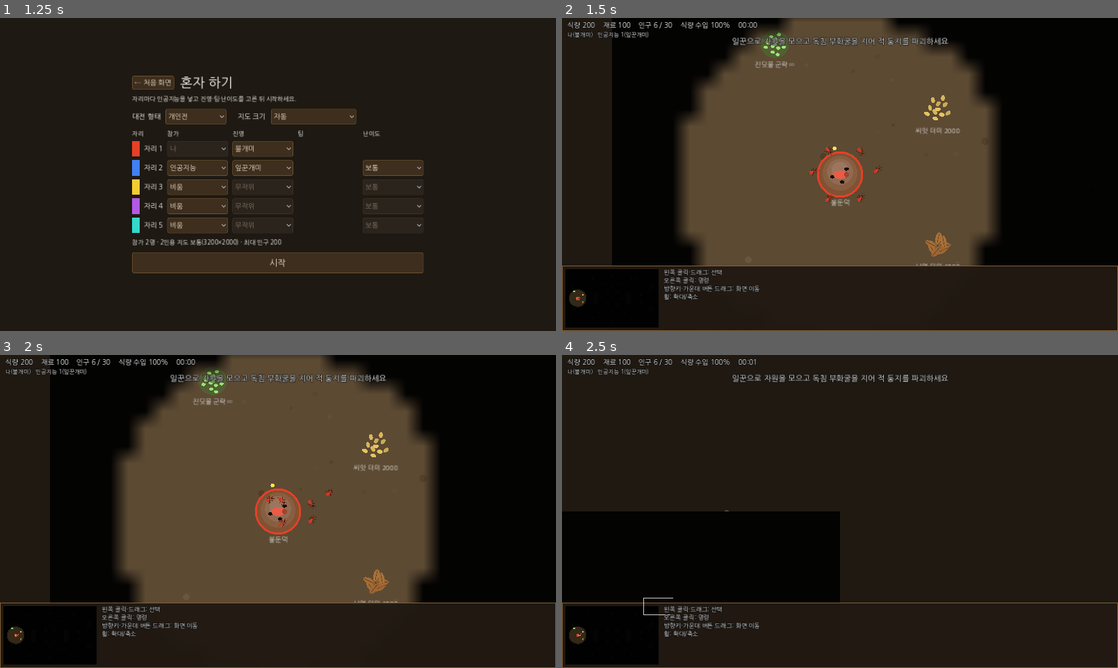
Above: before the commit, frames 1-4 (two rows, left to right).
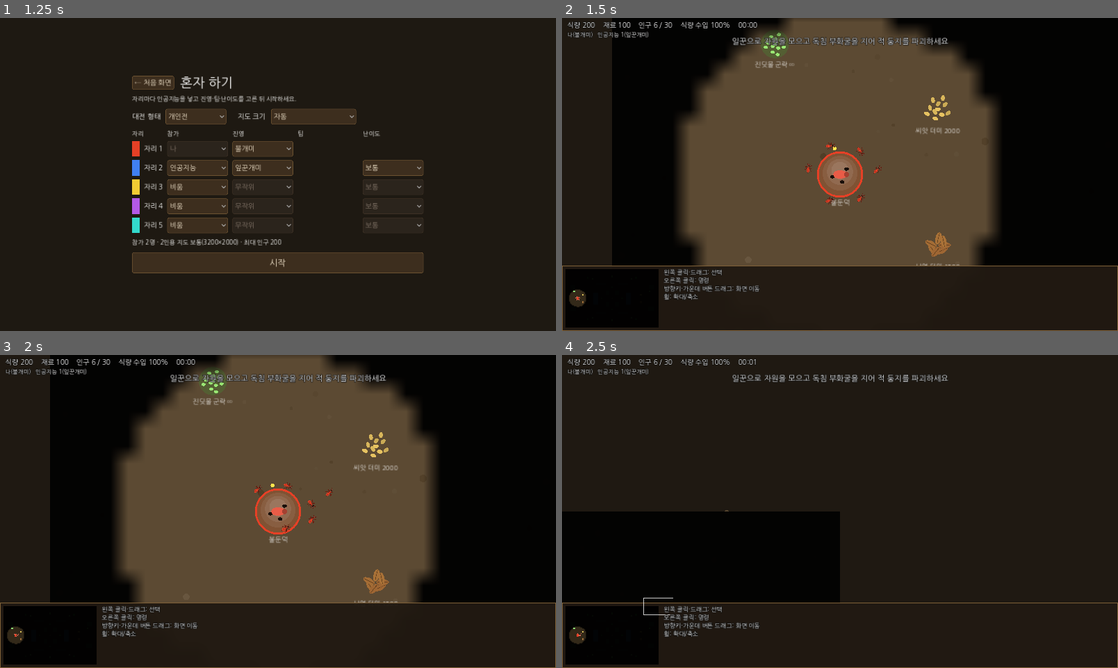
Above: after the commit, the same moments.

Repository: kimsungwoo20/-
Game: Godot game, scene res://scenes/title.tscn
The game is run twice, just before and just after one commit, with the same random seed, the same clock (stepped at 60 frames per second) and the same inputs.
Inputs (mouse positions are in pixels of both pictures, inside the frame that each line leads up to):
- Up to frame 1 (1.25 s): click "혼자 하기" at 0.5 s
- Up to frame 2 (1.5 s): click "시작" at 1.25 s
- Up to frame 3 (2 s): no input
- Up to frame 4 (2.5 s): tap Enter at 2 s; drag from (612, 636) to (895, 442) at 2.02 s

Frame 1 is identical in both runs. In frame 2, less than 0.1% of the frame differs, in the area x 2-50%, y 39-90%; in frame 3, less than 0.1%, in the area x 2-53%, y 40-90%; in frame 4, less than 0.1%.

Commit message:
Make buildings block ground units
Standing buildings mark their footprint on the terrain grid so ground
units and rafts path around them while flyers pass over; marching army
ant buildings don't block. Units caught under a new building are pushed
out, and attacks, drop-offs, construction and gardening against
buildings get a half-cell reach margin.

Co-Authored-By: Claude Fable 5.2 <noreply@anthropic.com>
Claude-Session: https://claude.ai/code/session_01JYo5aZm2iMUjQtiarmNKzc

Diff:
--- a/godot/scripts/building.gd
+++ b/godot/scripts/building.gd
@@ -39,6 +39,7 @@
 var pop_cost = 0.0      # 군대개미: 건물이 차지하는 인구
 var nid = 0
 var net_gardeners = 0   # 참가자 화면: 방장이 알려 준 정원사 수
+var blocking = false    # 지금 지형 칸을 막고 있는가
 
 func setup(g, p, k, pos, finished, main):
 	game = g
@@ -101,6 +102,7 @@
 	mode_t = unpack_time()
 	march_dest = null
 	path = []
+	set_blocking(true)
 	return true
 
 func march_to(pos):
@@ -119,6 +121,7 @@
 		mode_t -= delta
 		if mode_t <= 0.0:
 			mode = "march"
+			set_blocking(false)
 			game.on_building_done(self)
 	elif mode == "unpacking":
 		mode_t -= delta
@@ -231,6 +234,13 @@
 		return
 	venom_stacks = min(venom_stacks + 1, cap)
 	venom_t = Data.VENOM_TIME
+
+# 자리를 잡은 건물은 지상 유닛이 지나가지 못한다(행군 중인 군대개미 건물은 막지 않는다)
+func set_blocking(on):
+	if on == blocking or game.net_role == "client":
+		return
+	blocking = on
+	game.terrain.add_building(position, radius, 1 if on else -1)
 
 func garden_count():
 	return net_gardeners if game.net_role == "client" else gardeners.size()
--- a/godot/scripts/game.gd
+++ b/godot/scripts/game.gd
@@ -382,6 +382,7 @@
 	var b = BuildingScript.new()
 	b.setup(self, pid, kind, pos, finished, main)
 	_new_nid(b, nid)
+	b.set_blocking(true)
 	b.z_index = 2
 	world.add_child(b)
 	buildings.append(b)
@@ -410,6 +411,7 @@
 	n.queue_free()
 
 func remove_building(b):
+	b.set_blocking(false)
 	buildings.erase(b)
 	ents.erase(b.nid)
 	if selection.has(b):
--- a/godot/scripts/terrain.gd
+++ b/godot/scripts/terrain.gd
@@ -13,6 +13,8 @@
 var cells = PackedByteArray()
 var nav = {}             # "ground" / "raft" -> AStarGrid2D
 var bridged = PackedInt32Array()   # 칸마다 그 위에 걸린 살아있는 다리 수
+var blocked = PackedInt32Array()   # 칸마다 그 위에 선 건물 수(지상 유닛·뗏목이 지나가지 못한다)
+const BUILDING_FOOTPRINT = 0.8     # 건물 그림 반경 중 실제로 막는 비율(유닛이 가장자리까지 다가갈 수 있게)
 
 func setup(features = null):
 	w = int(ceil(Data.MAP_SIZE.x / Data.FOG_CELL))
@@ -21,6 +23,8 @@
 	cells.fill(GROUND)
 	bridged.resize(w * h)
 	bridged.fill(0)
+	blocked.resize(w * h)
+	blocked.fill(0)
 	if features == null:
 		# 기본: 2인 지도(왼쪽 절반을 적고 좌우 대칭)
 		for r in Data.TERRAIN:
@@ -74,13 +78,46 @@
 	return cells[c.y * w + c.x]
 
 func passable(pos, layer):
-	if _open_kind(kind_at(pos), layer):
+	var c = cell(pos)
+	return _cell_open(c.y * w + c.x, layer)
+
+# 한 칸을 지나갈 수 있는가: 지형(다리 포함)이 열려 있고 건물이 서 있지 않아야 한다
+func _cell_open(i, layer):
+	if layer == "air":
+		return true
+	if blocked[i] > 0:
+		return false
+	if _open_kind(cells[i], layer):
 		return true
 	# 다리 개미가 이어 놓은 물·절벽은 지상 유닛이 건널 수 있다
-	if layer == "ground":
+	return layer == "ground" and bridged[i] > 0
+
+func _refresh_cell(i):
+	var p = Vector2i(i % w, i / w)
+	for layer in nav:
+		nav[layer].set_point_solid(p, not _cell_open(i, layer))
+
+# 건물이 서거나(delta +1) 무너질 때(-1) 그 자리 칸을 막거나 연다
+func add_building(pos, radius, delta):
+	var r = radius * BUILDING_FOOTPRINT
+	var c0 = cell(pos - Vector2(r, r))
+	var c1 = cell(pos + Vector2(r, r))
+	var any = false
+	for y in range(c0.y, c1.y + 1):
+		for x in range(c0.x, c1.x + 1):
+			var center = Vector2((x + 0.5) * Data.FOG_CELL, (y + 0.5) * Data.FOG_CELL)
+			if center.distance_to(pos) > r:
+				continue
+			var i = y * w + x
+			blocked[i] = max(0, blocked[i] + delta)
+			_refresh_cell(i)
+			any = true
+	# 아주 작은 건물도 가운데 칸 하나는 막는다
+	if not any:
 		var c = cell(pos)
-		return bridged[c.y * w + c.x] > 0
-	return false
+		var i = c.y * w + c.x
+		blocked[i] = max(0, blocked[i] + delta)
+		_refresh_cell(i)
 
 func on_bridge(pos):
 	var c = cell(pos)
@@ -100,7 +137,7 @@
 				continue
 			var i = y * w + x
 			bridged[i] = max(0, bridged[i] + delta)
-			nav["ground"].set_point_solid(Vector2i(x, y), bridged[i] == 0)
+			_refresh_cell(i)
 
 func speed_mult(pos, layer):
 	if layer == "ground" and kind_at(pos) == TREE:
@@ -130,7 +167,7 @@
 					continue
 				if max(abs(x - c.x), abs(y - c.y)) != r:
 					continue
-				if _open_kind(cells[y * w + x], layer) or (layer == "ground" and bridged[y * w + x] > 0):
+				if _cell_open(y * w + x, layer):
 					var p = Vector2((x + 0.5) * Data.FOG_CELL, (y + 0.5) * Data.FOG_CELL)
 					var dd = p.distance_squared_to(pos)
 					if dd < bd:
--- a/godot/scripts/unit.gd
+++ b/godot/scripts/unit.gd
@@ -1,6 +1,8 @@
 extends Node2D
 const Data = preload("res://scripts/data.gd")
 const Art = preload("res://scripts/art.gd")
+# 건물 가장자리 여유: 건물은 32 칸 단위로 길을 막으므로 반 칸만큼 더 멀리서도 닿은 것으로 본다
+const PAD = 16.0
 
 enum {IDLE, MOVE, AMOVE, ATTACK, GATHER, RETURN, BUILD, BOARD, GARDEN}
 
@@ -321,7 +323,7 @@
 		garden_target = null
 		state = IDLE
 		return
-	if _go(garden_target.position, delta, garden_target.radius + radius + 6.0):
+	if _go(garden_target.position, delta, garden_target.radius + radius + 6.0 + PAD):
 		var n = garden_target
 		garden_target = null
 		state = IDLE
@@ -483,6 +485,8 @@
 			state = IDLE
 		return
 	var reach = atk_reach(target) + radius + target.radius
+	if target.get("built") != null and not air:
+		reach += PAD      # 건물은 칸 단위로 막히므로 가장자리에서 닿을 수 있게 여유를 둔다
 	var dist = position.distance_to(target.position)
 	# 사슬 견인병: 닿지 않는 적 유닛을 자기 앞으로 끌어온다(건물·거점화·공중 유닛 제외)
 	if d.get("pull", false) and pull_cd <= 0.0 and dist > reach and dist <= Data.PULL_RANGE and target.get("built") == null and target.get("is_neutral") != null and not target.rooted and not target.air:
@@ -605,7 +609,7 @@
 	if nest == null:
 		state = IDLE
 		return
-	var reach = nest.radius + radius + 4.0
+	var reach = nest.radius + radius + 4.0 + (PAD if nest.get("built") != null else 0.0)
 	if _go(nest.position, delta, reach):
 		game.deposit(pid, carry_res, carry)
 		carry = 0.0
@@ -624,7 +628,7 @@
 		else:
 			state = IDLE
 		return
-	var reach = build_target.radius + radius + 6.0
+	var reach = build_target.radius + radius + 6.0 + PAD
 	if _go(build_target.position, delta, reach):
 		build_target.add_build(delta)
 
--- a/godot/tests/smoke.gd
+++ b/godot/tests/smoke.gd
@@ -494,6 +494,7 @@
 	check(not game.units.has(raft) and not game.units.has(riders[0]) and game.units.size() == n0 - 2, "뗏목단이 죽으면 타고 있던 유닛도 죽는다")
 	clear_units(game)
 
+	await building_block_checks(game)
 	await leaf_checks(game)
 
 func hit_once(game, attacker, victim):
@@ -1467,3 +1468,54 @@
 
 	print("RESULT fails=%d" % fails)
 	quit(1 if fails > 0 else 0)
+
+
+# 건물 충돌: 지상 유닛은 건물을 돌아가고, 공중 유닛은 위로 지나간다
+func building_block_checks(game):
+	var T = game.terrain
+	clear_units(game)
+	var bpos = Vector2(1600, 1200)
+	var b = game.spawn_building(0, "combat", bpos, true, false)
+	check(not T.passable(bpos, "ground") and not T.passable(bpos, "raft") and T.passable(bpos, "air"), "건물 자리는 지상 유닛·뗏목이 지나갈 수 없고 공중은 지나간다")
+	var walker = game.spawn_unit(0, "stinger", bpos + Vector2(-150, 0))
+	var through = false
+	walker.cmd_move(bpos + Vector2(150, 0))
+	for i in 300:
+		await physics_frame
+		if walker.position.distance_to(bpos) < 18.0:
+			through = true
+	check(not through and walker.position.distance_to(bpos + Vector2(150, 0)) < 15.0, "지상 유닛은 건물을 돌아서 간다")
+	var flyer = game.spawn_unit(0, "scout", bpos + Vector2(-150, 30))
+	flyer.cmd_move(bpos + Vector2(150, 30))
+	await wait(3.0)
+	check(flyer.position.distance_to(bpos + Vector2(150, 30)) < 15.0, "공중 유닛은 건물 위를 지나간다")
+	# 건물이 서는 자리에 있던 유닛은 밀려난다
+	var stander = game.spawn_unit(0, "soldier", Vector2(1800, 1300))
+	var b2 = game.spawn_building(0, "defense", Vector2(1800, 1300), true, false)
+	await wait(0.7)
+	check(T.passable(stander.position, "ground"), "건물이 선 자리에 있던 유닛은 가까운 빈자리로 밀려난다")
+	# 공격·반납이 가장자리에서 닿는다
+	clear_units(game)
+	await wait(0.1)
+	var foe = game.spawn_unit(1, "stinger", bpos + Vector2(120, 80))
+	foe.max_hp = 9999.0
+	foe.hp = 9999.0
+	foe.cmd_attack(b)
+	var h0 = b.hp
+	await wait(4.0)
+	check(b.hp < h0, "근접 유닛이 건물 가장자리에서 공격할 수 있다")
+	foe.dead = true
+	game.remove_unit(foe)
+	var nest = game.main_nest(0)
+	var wk = game.spawn_unit(0, "worker", nest.position + Vector2(140, 0))
+	wk.carry = 10.0
+	wk.carry_res = "mat"
+	wk.state = wk.RETURN
+	var m0 = game.players[0].mat
+	await wait(3.0)
+	check(wk.carry == 0.0 and game.players[0].mat >= m0 + 10.0, "일꾼이 둥지 가장자리에서 자원을 내려놓는다")
+	b.take_damage(99999.0, null)
+	b2.take_damage(99999.0, null)
+	await wait(0.1)
+	check(T.passable(bpos, "ground"), "건물이 무너지면 그 자리가 다시 열린다")
+	clear_units(game)
Not shown, changed: docs/play/index.pck
